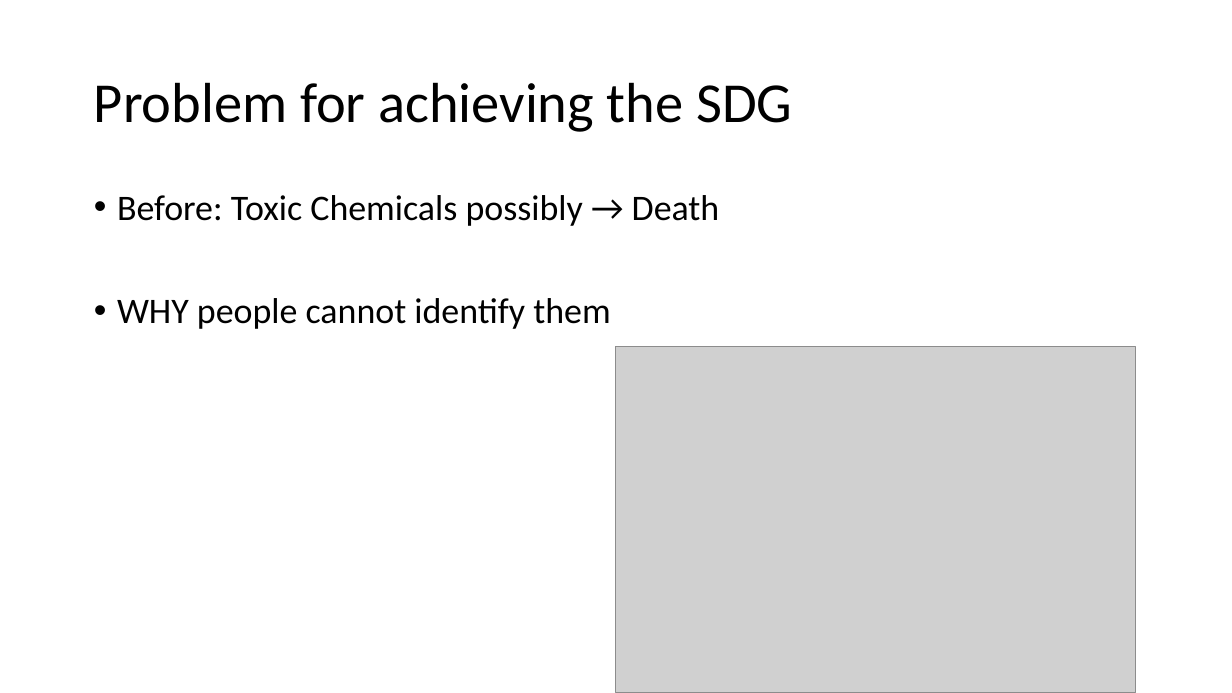
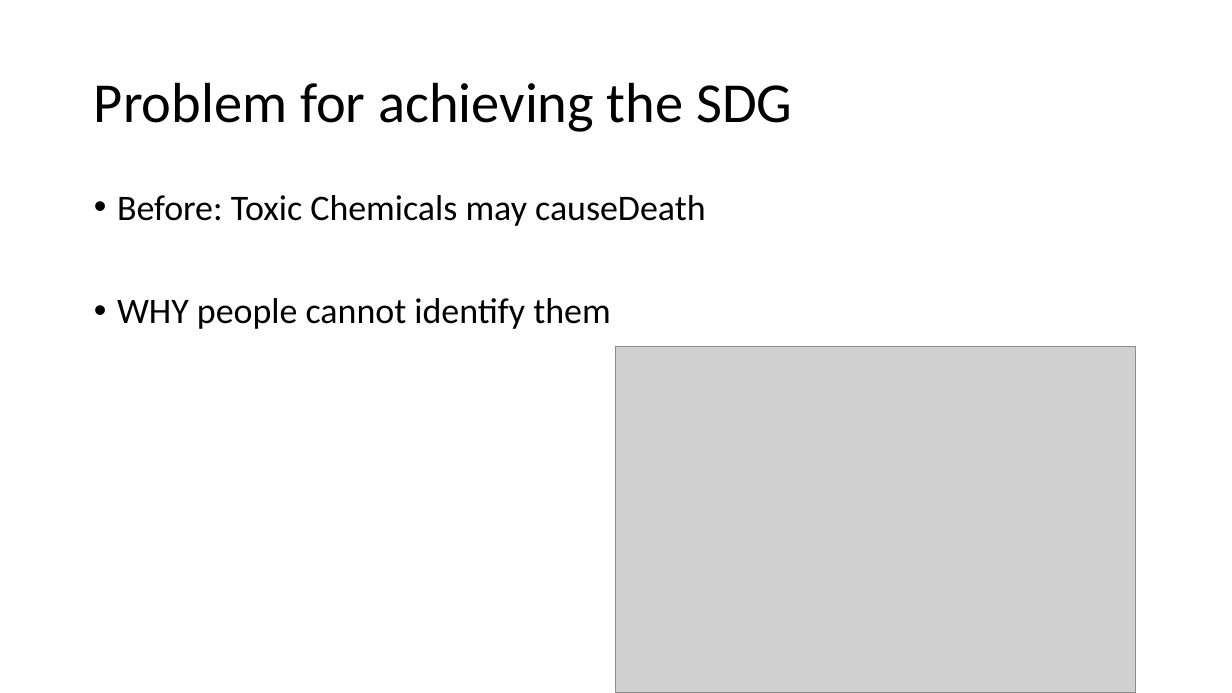
Before and after one commit to Danielc3388/AirMonitor, a slide deck: slide 4 of Presentation of proposal.pptx. Drawn at 1232x693 pixels with LibreOffice and Linux fonts; fonts in the diff are those of the drawing; grey boxes stand for pictures. Boxes give left, top, right and bottom in pixels: in the first picture for what was removed or moved away, otherwise in the second. Text is boxed around its words. In the diff, an @@ line names an element or a change of style, - is before the commit and + after.

```diff
--- a/Presentation of proposal.pptx
+++ b/Presentation of proposal.pptx
@@ text at (117, 195, 706, 226): text changed @@
-• Before: Toxic Chemicals possibly → Death
+• Before: Toxic Chemicals may causeDeath
```
Also in this commit, not shown: 1 other slide changed, 1 slide added, 1 slide removed, 2 other files.
